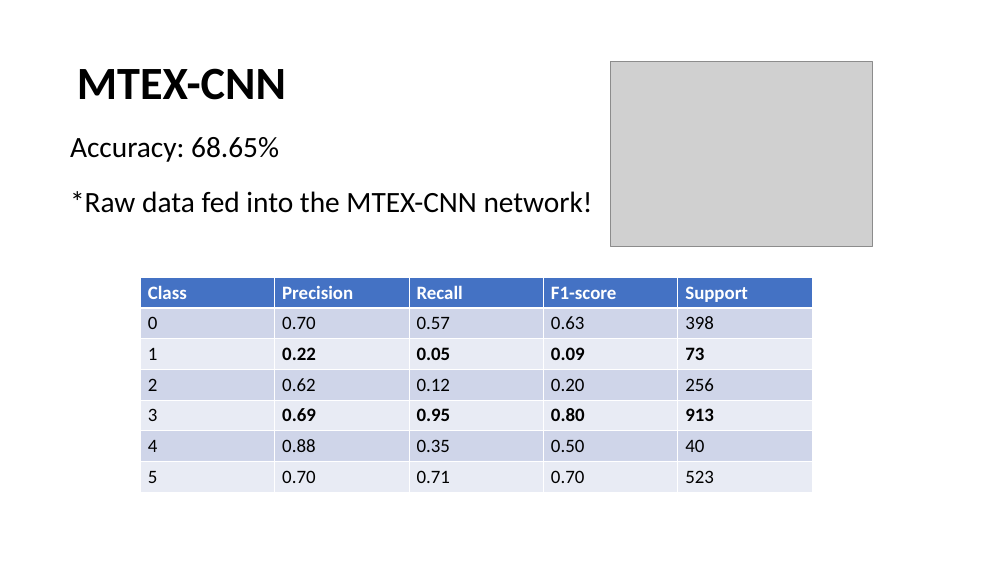
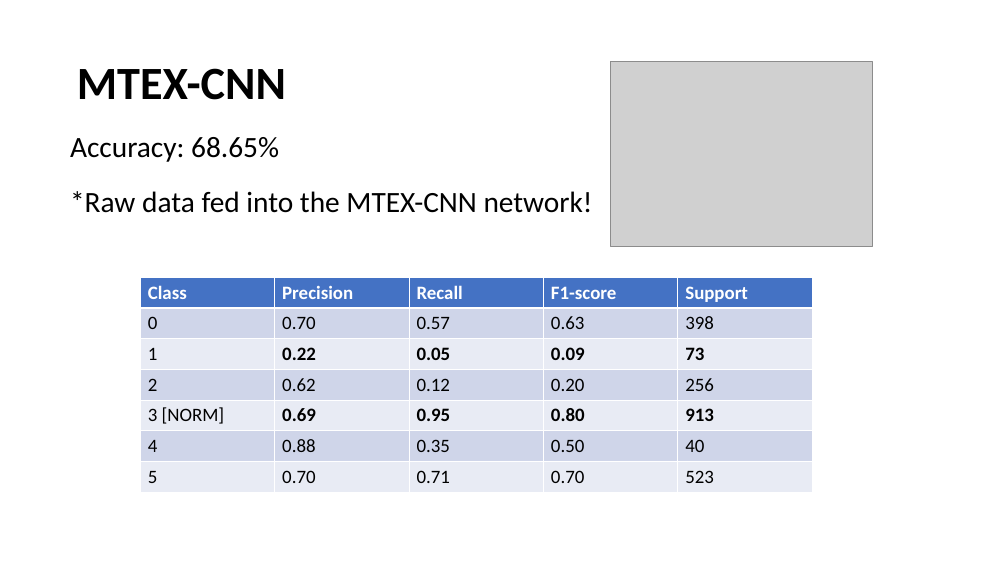
Before and after one commit to mengwong/nemo-projects, a slide deck: slide 19 of project_5_multilead_ecg_analysis/presentation/classifying_ecg_data.pptx. Drawn at 1008x567 pixels with LibreOffice and Linux fonts; fonts in the diff are those of the drawing; grey boxes stand for pictures. Boxes give left, top, right and bottom in pixels: in the first picture for what was removed or moved away, otherwise in the second. Text is boxed around its words. In the diff, an @@ line names an element or a change of style, - is before the commit and + after.

```diff
--- a/project_5_multilead_ecg_analysis/presentation/classifying_ecg_data.pptx
+++ b/project_5_multilead_ecg_analysis/presentation/classifying_ecg_data.pptx
@@ table at bbox=[141, 278, 814, 492] @@
-row 5, column 1: 3
+row 5, column 1: 3 [NORM]
```
Also in this commit, not shown: 4 other slides changed, 1 slide added, 1 slide removed, 15 other files.
